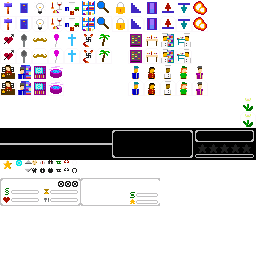
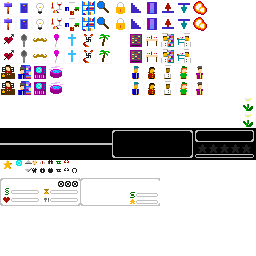
Two versions of the same layered image (w=256, h=256). Layer-by-layer changes:
painted on "hud.png" over 35, 67, 43, 90
